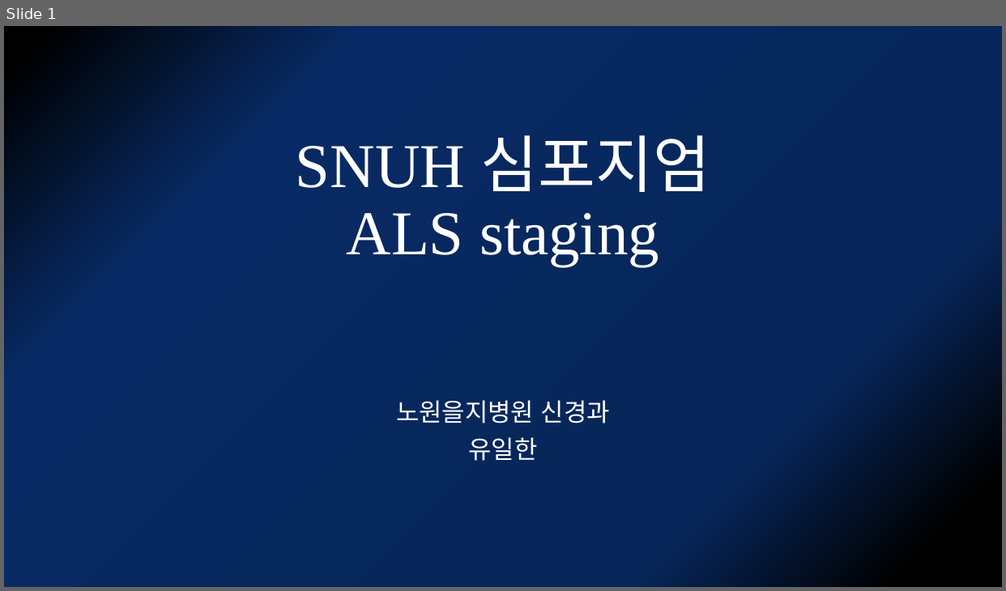
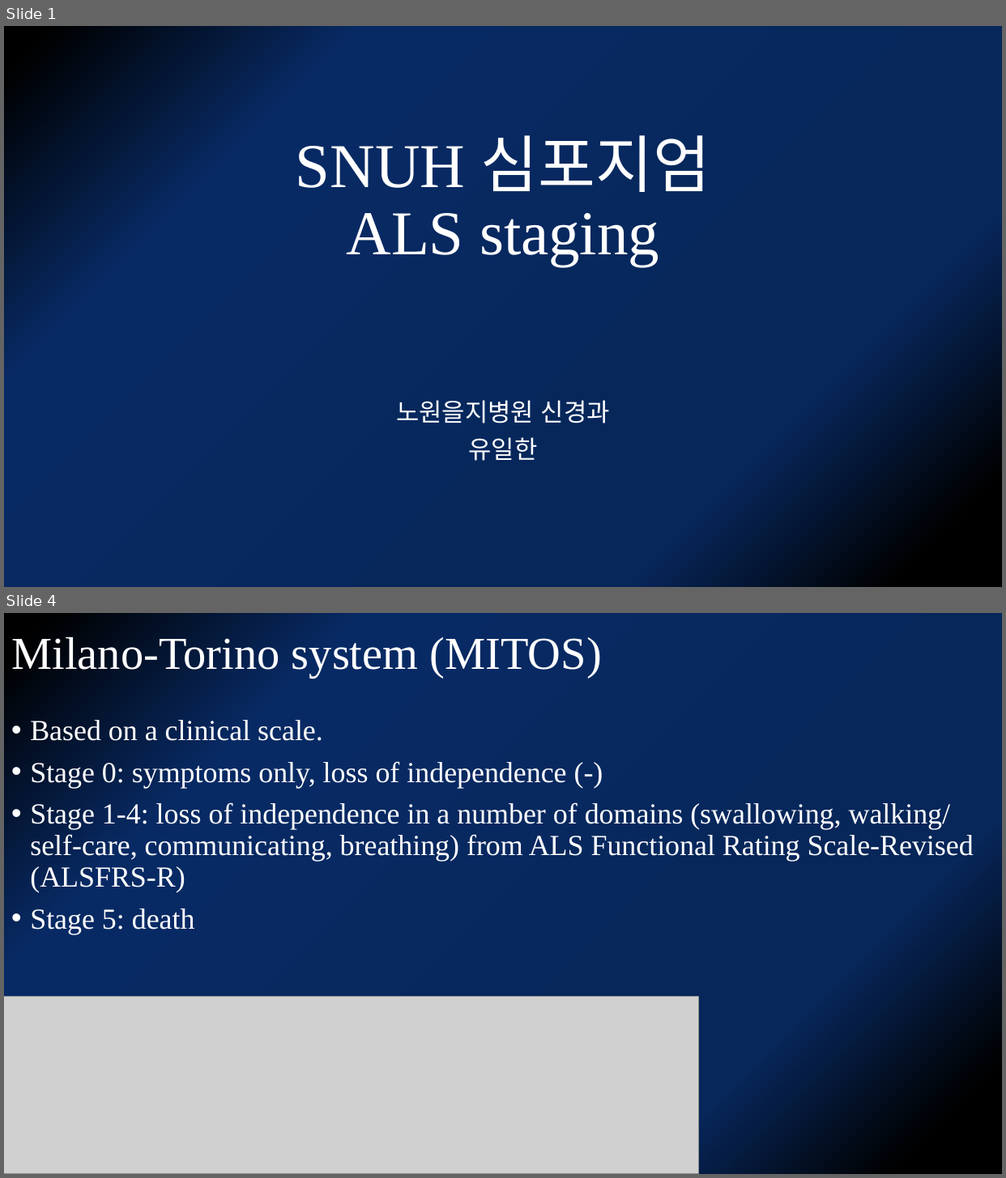
Before and after one commit to kjfdf/lecture, a slide deck: SNUH 심포지엄-유일한.pptx. Shown one above the other, each under a label of ours: slide 1 before the commit, slides 1 and 4 after it; the slides between them are not shown. The pictures are 1006x591 and 1006x1178 pixels, drawn with LibreOffice and Linux fonts; fonts in the diff are those of the drawing; grey boxes stand for pictures. Boxes give left, top, right and bottom in pixels: in the first picture for what was removed or moved away, otherwise in the second. Text is boxed around its words. In the diff, an @@ line names an element or a change of style, - is before the commit and + after.

```diff
--- a/SNUH 심포지엄-유일한.pptx
+++ b/SNUH 심포지엄-유일한.pptx
@@ slide 4 added at bbox=[4, 613, 1002, 1174], background gradient #000000 to #072659 to #082A64 @@
@@ title added at bbox=[11, 633, 602, 678], 44 pt, text #FFFFFF @@
+Milano-Torino system (MITOS)
@@ text added at bbox=[30, 720, 974, 935], 28 pt, text #FFFFFF @@
+• Based on a clinical scale.
+• Stage 0: symptoms only, loss of independence (-)
+• Stage 1-4: loss of independence in a number of domains (swallowing, walking/self-care, communicating, breathing) from ALS Functional Rating Scale-Revised (ALSFRS-R)
+• Stage 5: death
@@ picture added at bbox=[4, 997, 699, 1174] @@
```
Also in this commit, not shown: 5 other slides added, 1 slide removed.
